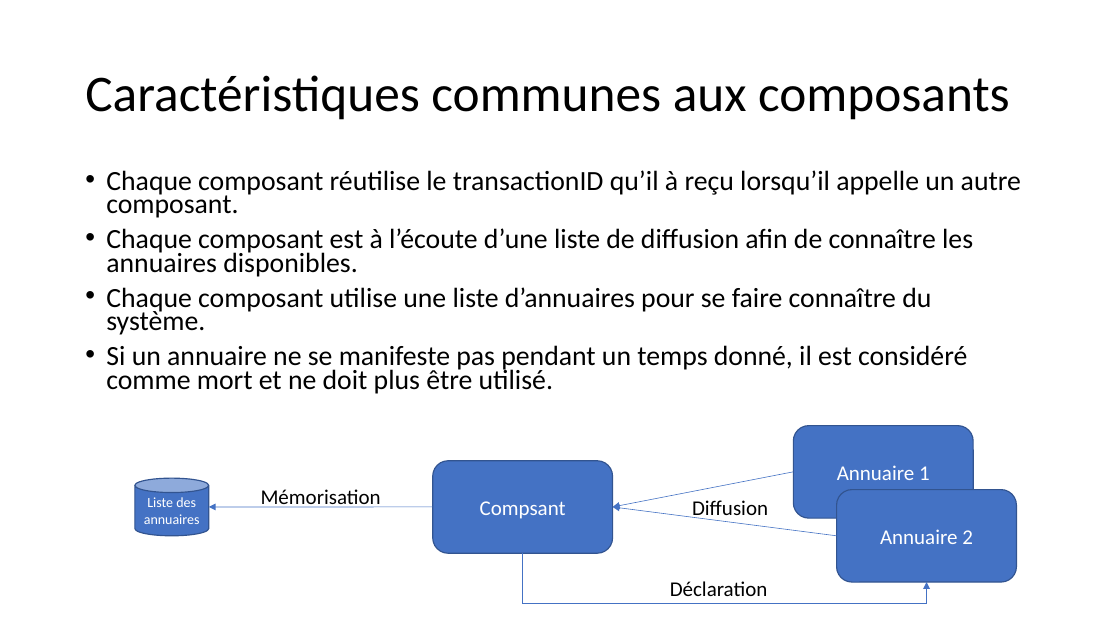
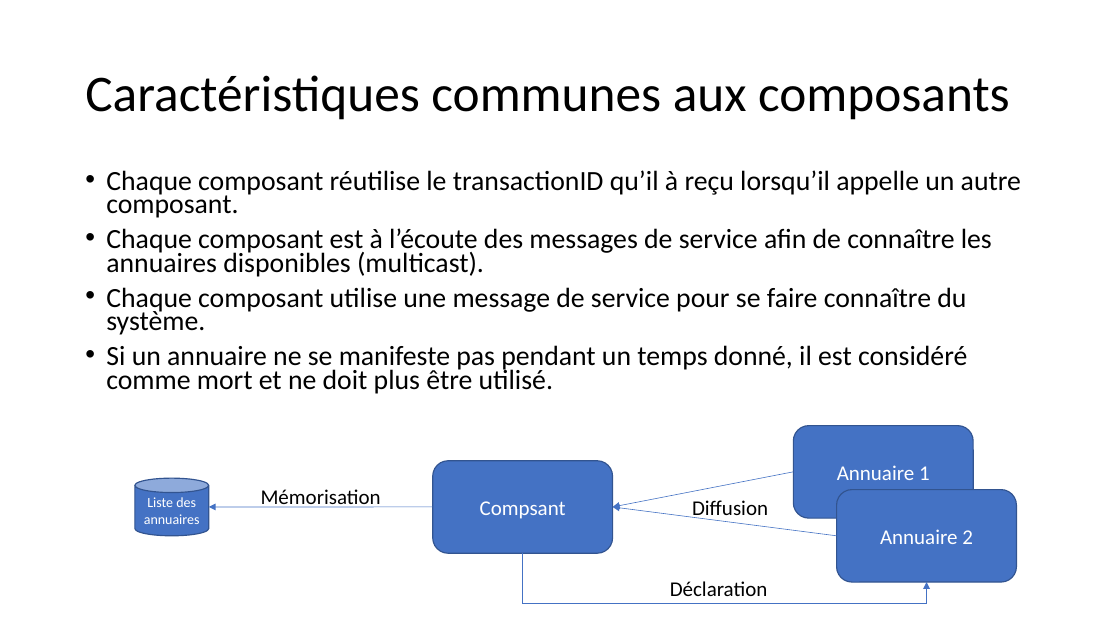
Before and after one commit to apulcino/MSAFO, a slide deck: slide 6 of maquette.pptx. Drawn at 1120x630 pixels with LibreOffice and Linux fonts; fonts in the diff are those of the drawing. Boxes give left, top, right and bottom in pixels: in the first picture for what was removed or moved away, otherwise in the second. Text is boxed around its words. In the diff, an @@ line names an element or a change of style, - is before the commit and + after.

```diff
--- a/maquette.pptx
+++ b/maquette.pptx
@@ text at (x1=106, y1=228, x2=992, y2=335): text changed @@
-• Chaque composant est à l’écoute d’une liste de diffusion afin de connaître les annuaires disponibles.
-• Chaque composant utilise une liste d’annuaires pour se faire connaître du système.
+• Chaque composant est à l’écoute des messages de service afin de connaître les annuaires disponibles (multicast).
+• Chaque composant utilise une message de service pour se faire connaître du système.
```
Also in this commit, not shown: 11 other slides changed.
